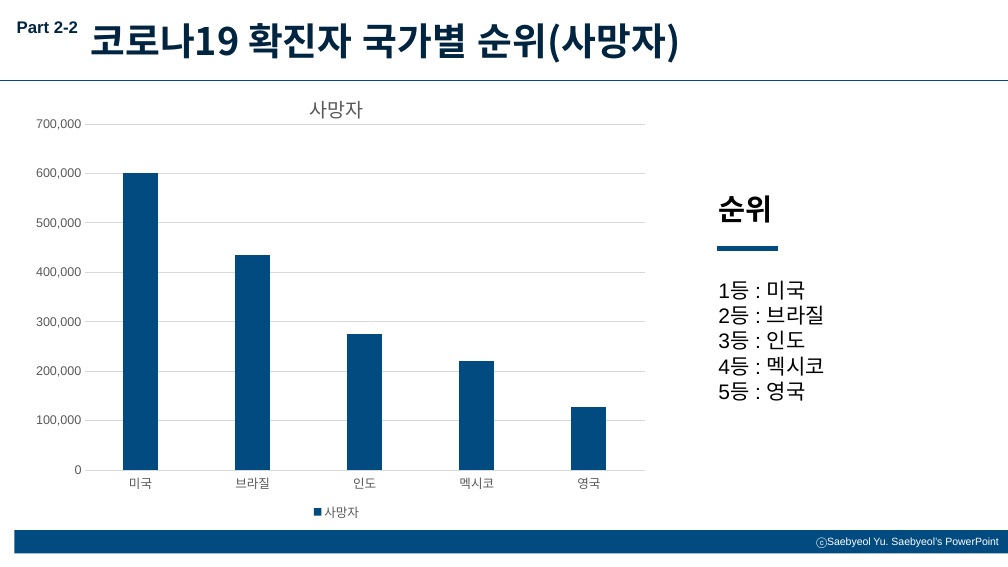
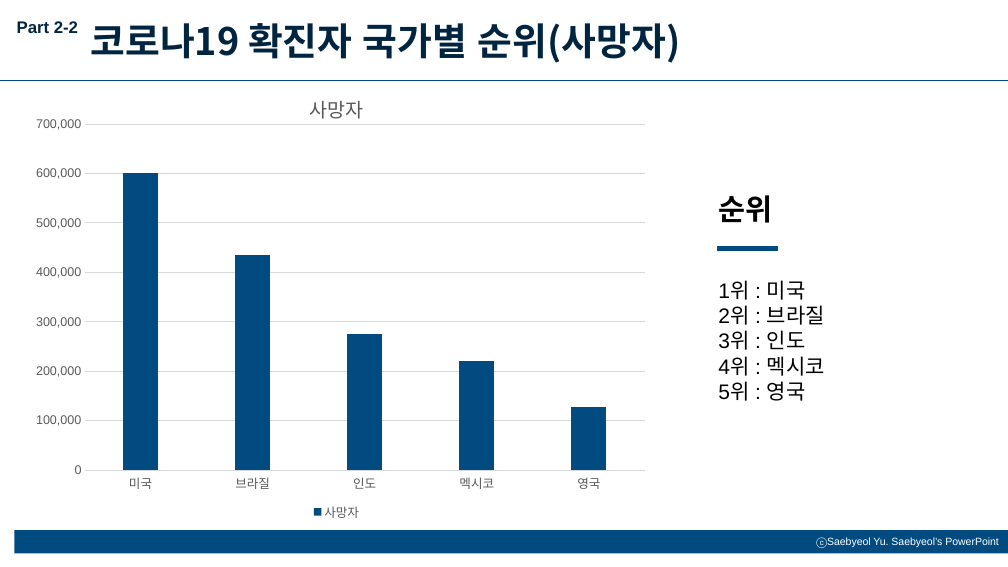
Before and after one commit to tjwnsgh112233/30412, a slide deck: slide 7 of 코로나 국가별 인원(30412서준호).pptx. Drawn at 1008x567 pixels with LibreOffice and Linux fonts; fonts in the diff are those of the drawing. Boxes give left, top, right and bottom in pixels: in the first picture for what was removed or moved away, otherwise in the second. Text is boxed around its words. In the diff, an @@ line names an element or a change of style, - is before the commit and + after.

```diff
--- a/코로나 국가별 인원(30412서준호).pptx
+++ b/코로나 국가별 인원(30412서준호).pptx
@@ text at [718, 280, 825, 401]: text changed @@
-1등 : 미국
-2등 : 브라질
-3등 : 인도
-4등 : 멕시코
-5등 : 영국
+1위 : 미국
+2위 : 브라질
+3위 : 인도
+4위 : 멕시코
+5위 : 영국
```
Also in this commit, not shown: 2 other slides changed, 1 other file.
